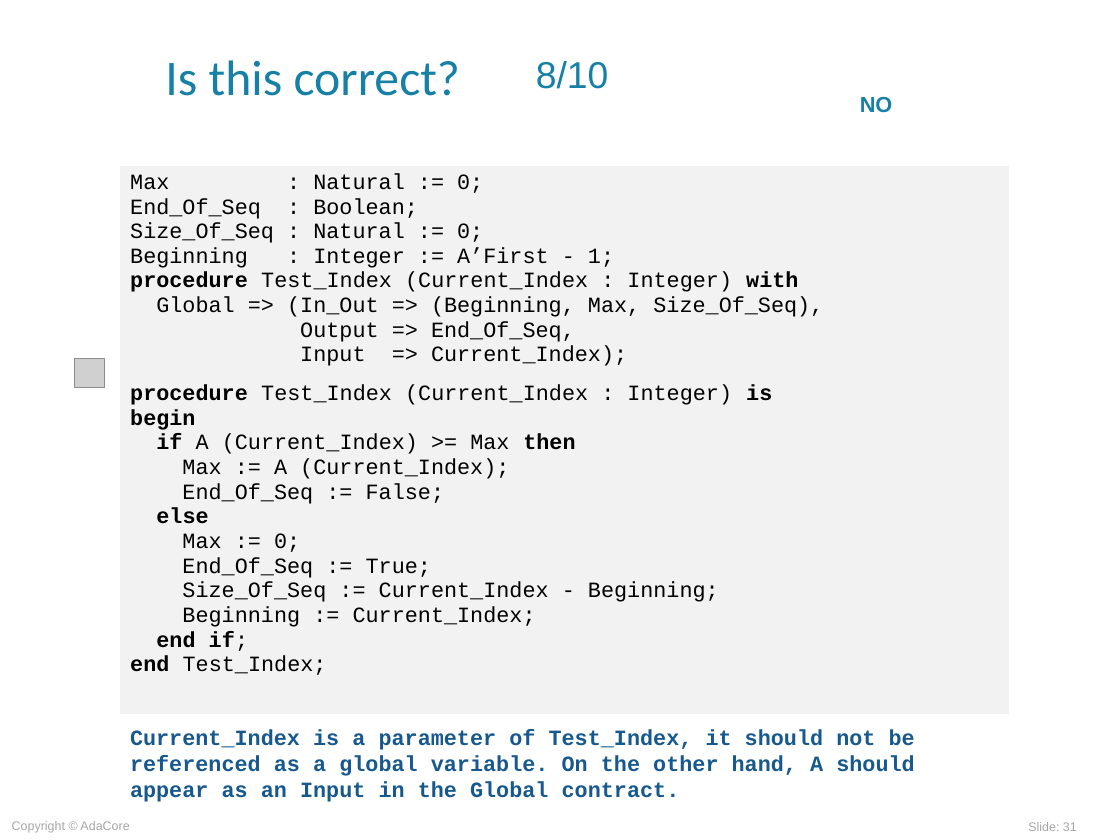
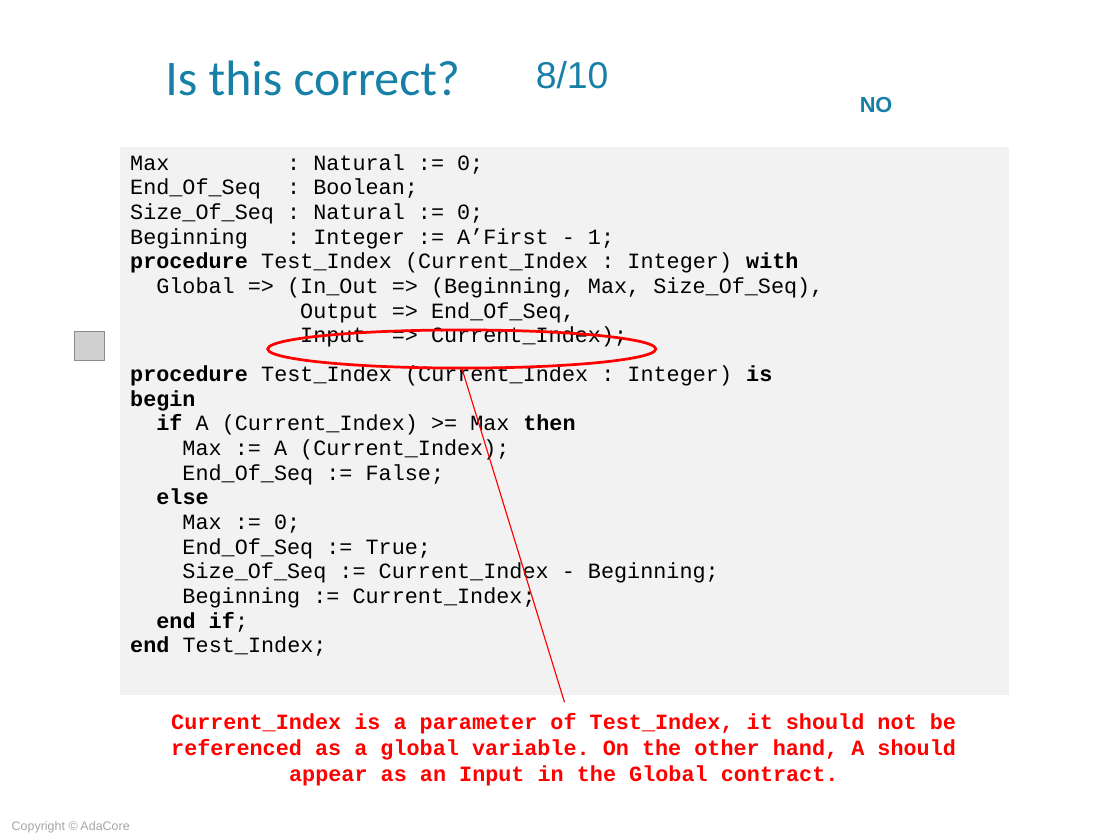
Before and after one commit to AdaCoreU/Courses, a slide deck: slide 31 of lectures/06_SPARK_2014/02_Flow_Analysis/Slides/02_Flow_Analysis.ppt. Drawn at 1120x840 pixels with LibreOffice and Linux fonts; fonts in the diff are those of the drawing; grey boxes stand for pictures; background and template pictures are left out. Boxes give left, top, right and bottom in pixels: in the first picture for what was removed or moved away, otherwise in the second. Text is boxed around its words. In the diff, an @@ line names an element or a change of style, - is before the commit and + after.

```diff
--- a/lectures/06_SPARK_2014/02_Flow_Analysis/Slides/02_Flow_Analysis.ppt
+++ b/lectures/06_SPARK_2014/02_Flow_Analysis/Slides/02_Flow_Analysis.ppt
@@ table: place and size @@
-table at (119,166,1009,715)
+table at (119,147,1009,696)
@@ picture: place and size @@
-picture at (75,358,104,388)
+picture at (75,332,104,361)
@@ ellipse added at (268,330,656,368), outline #FF0000 1.76 pt @@
@@ line added from (461, 368) to (564, 702), #FF0000 0.74 pt @@
@@ text "Current_Index is a parameter of ...": place and size @@
-text "Current_Index is a parameter of ..." at (130,729,915,802)
+text "Current_Index is a parameter of ..." at (171,714,956,786)
@@ text "Current_Index is a parameter of ..." at (171,714,956,786): text colour #17598F to #FF0000; alignment left to centre @@
@@ page number removed at (1028,822,1077,831) @@
-Slide: 31
```
Also in this commit, not shown: 33 other slides changed, 2 slides added, 2 slides removed, 1 other file.
